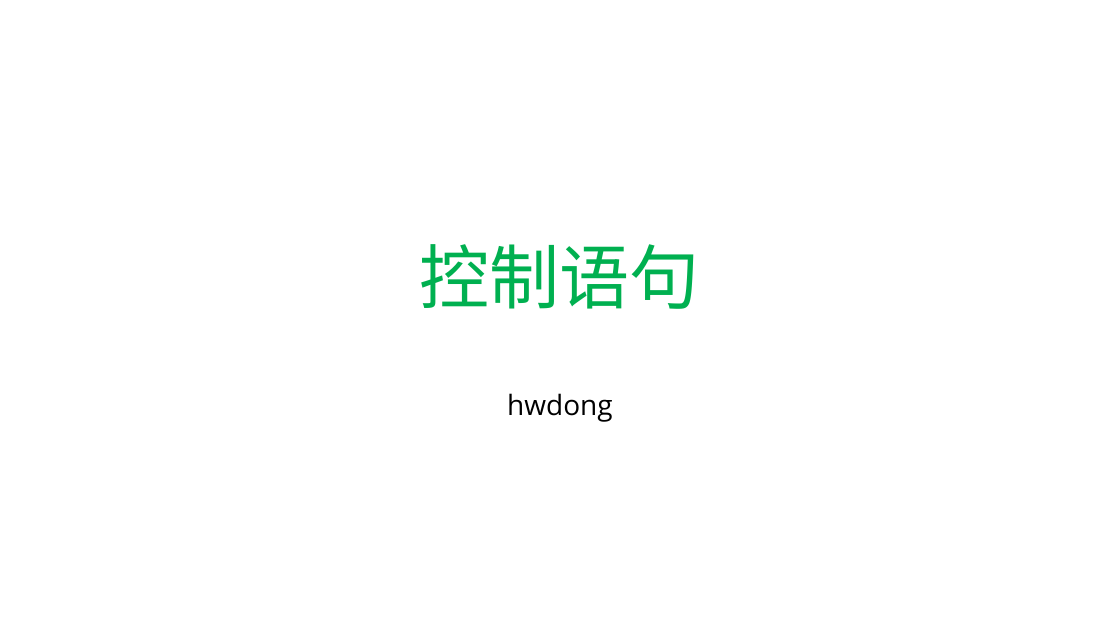
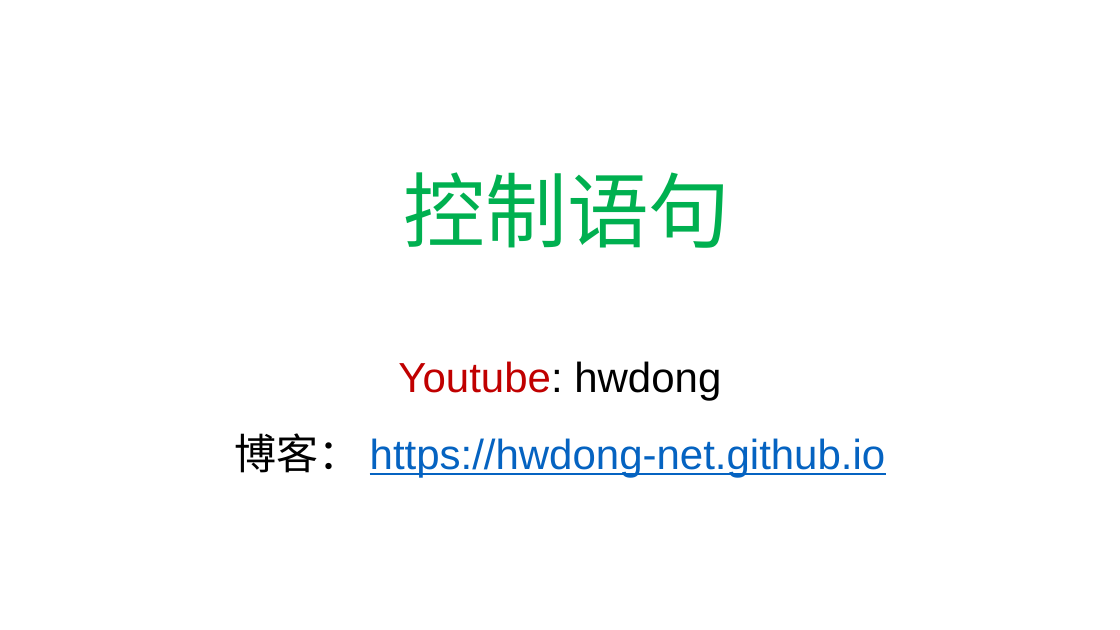
Before and after one commit to hwdong-net/cplusplus17, a slide deck: slide 1 of ppt/4. 语句.pptx. Drawn at 1120x630 pixels with LibreOffice and Linux fonts; fonts in the diff are those of the drawing. Boxes give left, top, right and bottom in pixels: in the first picture for what was removed or moved away, otherwise in the second. Text is boxed around its words. In the diff, an @@ line names an element or a change of style, - is before the commit and + after.

```diff
--- a/ppt/4. 语句.pptx
+++ b/ppt/4. 语句.pptx
@@ title "控制语句": place and size @@
-title "控制语句" at [420,244,700,309]
+title "控制语句" at [404,172,730,248]
@@ title "控制语句" at [404,172,730,248]: size 60 to 70 pt @@
@@ subtitle added at [234,361,886,477], 36 pt, text #0563C1, underline @@
+Youtube: hwdong
+博客： https://hwdong-net.github.io
@@ subtitle removed at [507,393,612,422] @@
-hwdong
```
Also in this commit, not shown: 15 other slides changed, 2 slides added, 6 slides removed, 2 other files.
